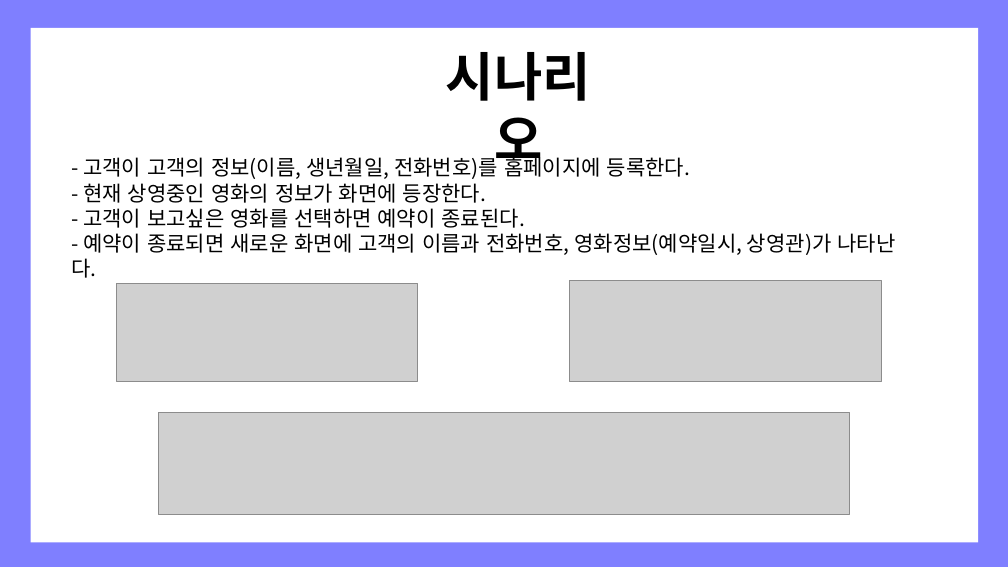
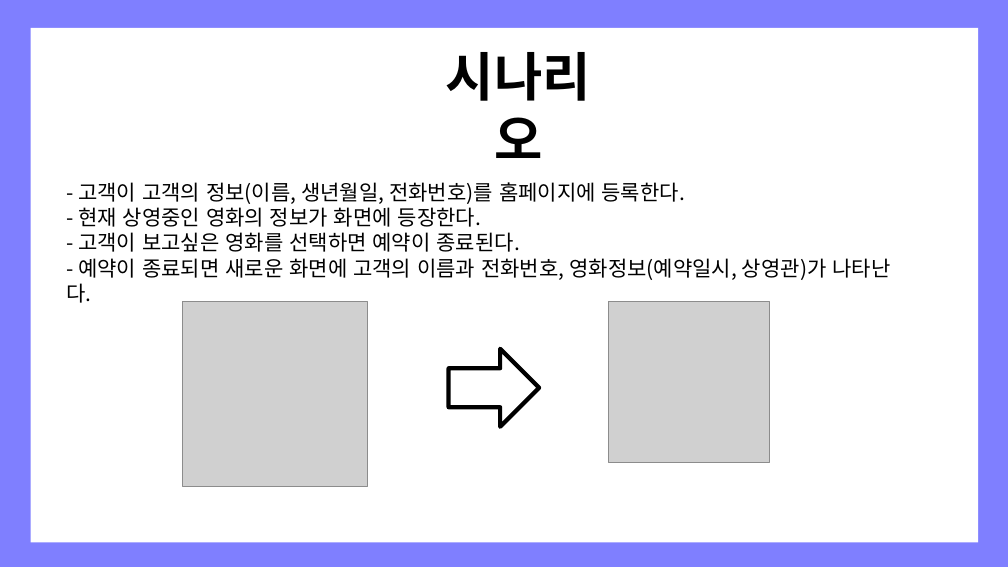
Before and after one commit to KYEONGJUN-LEE/Screen_Reservation_System, a slide deck: slide 3 of 영화 예약 플랫폼.pptx. Drawn at 1008x567 pixels with LibreOffice and Linux fonts; fonts in the diff are those of the drawing; grey boxes stand for pictures. Boxes give left, top, right and bottom in pixels: in the first picture for what was removed or moved away, otherwise in the second. Text is boxed around its words. In the diff, an @@ line names an element or a change of style, - is before the commit and + after.

```diff
--- a/영화 예약 플랫폼.pptx
+++ b/영화 예약 플랫폼.pptx
@@ text "- 고객이 고객의 정보(이름, 생년월일, ...": place and size @@
-text "- 고객이 고객의 정보(이름, 생년월일, ..." at <box>83,155,895,255</box>
+text "- 고객이 고객의 정보(이름, 생년월일, ..." at <box>78,182,890,280</box>
@@ picture removed at <box>116,284,418,381</box> @@
@@ picture removed at <box>569,281,881,381</box> @@
@@ picture added at <box>183,302,368,486</box> @@
@@ picture added at <box>609,302,769,462</box> @@
@@ right arrow added at <box>448,349,539,426</box>, fill #FFFFFF, outline #000000 4 pt @@
@@ picture removed at <box>158,412,850,513</box> @@
```
Also in this commit, not shown: 1 slide added.
